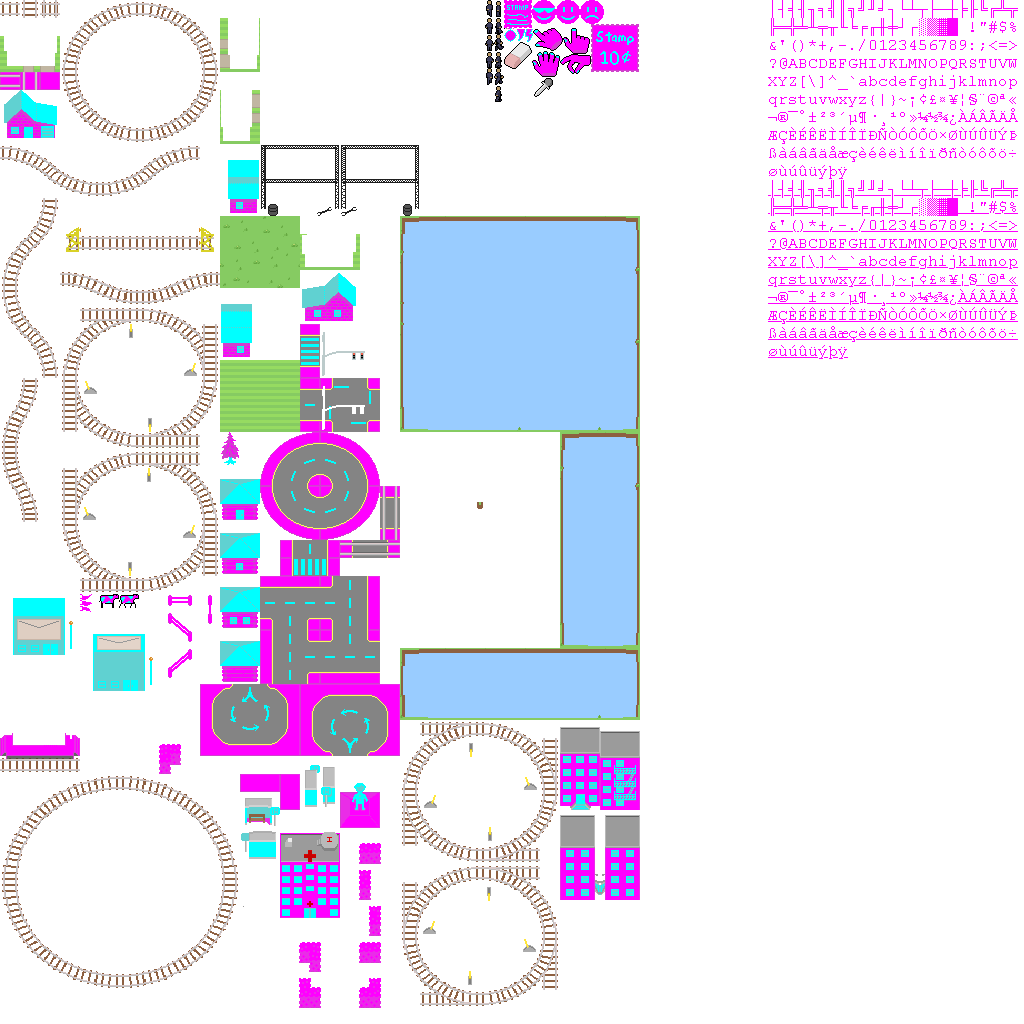
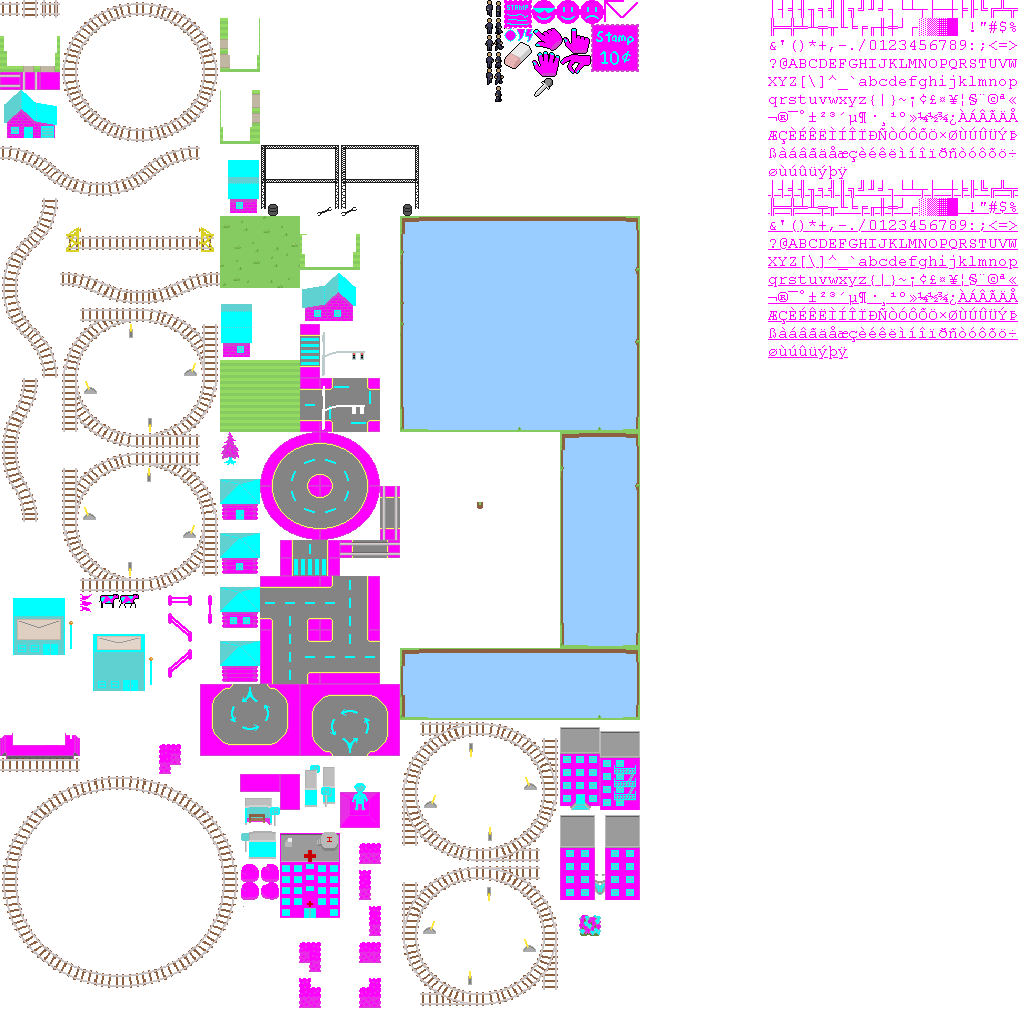
Comparing the layer stacks of the two 1024×1024 images. Changes:
painted on "base.png copy" over [241,0,638,936]
